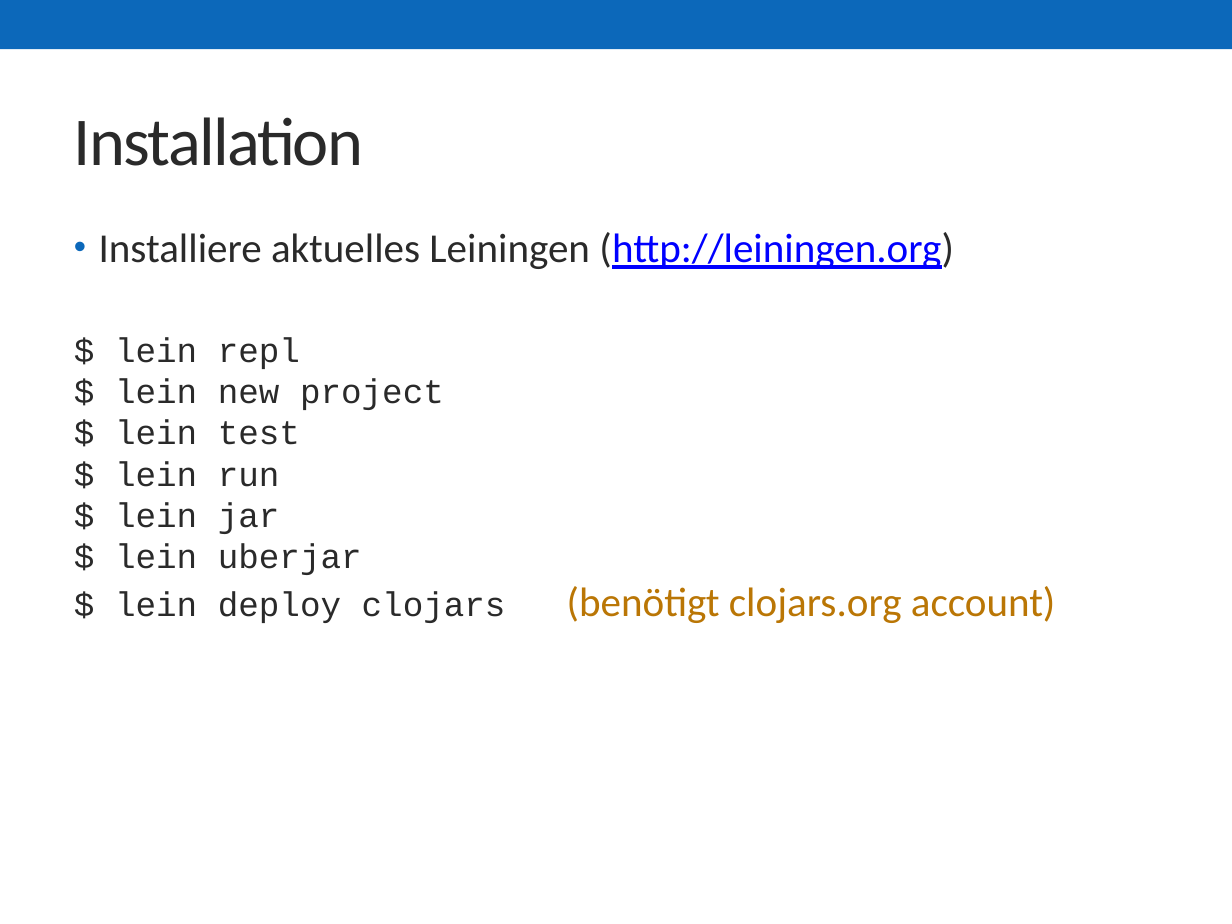
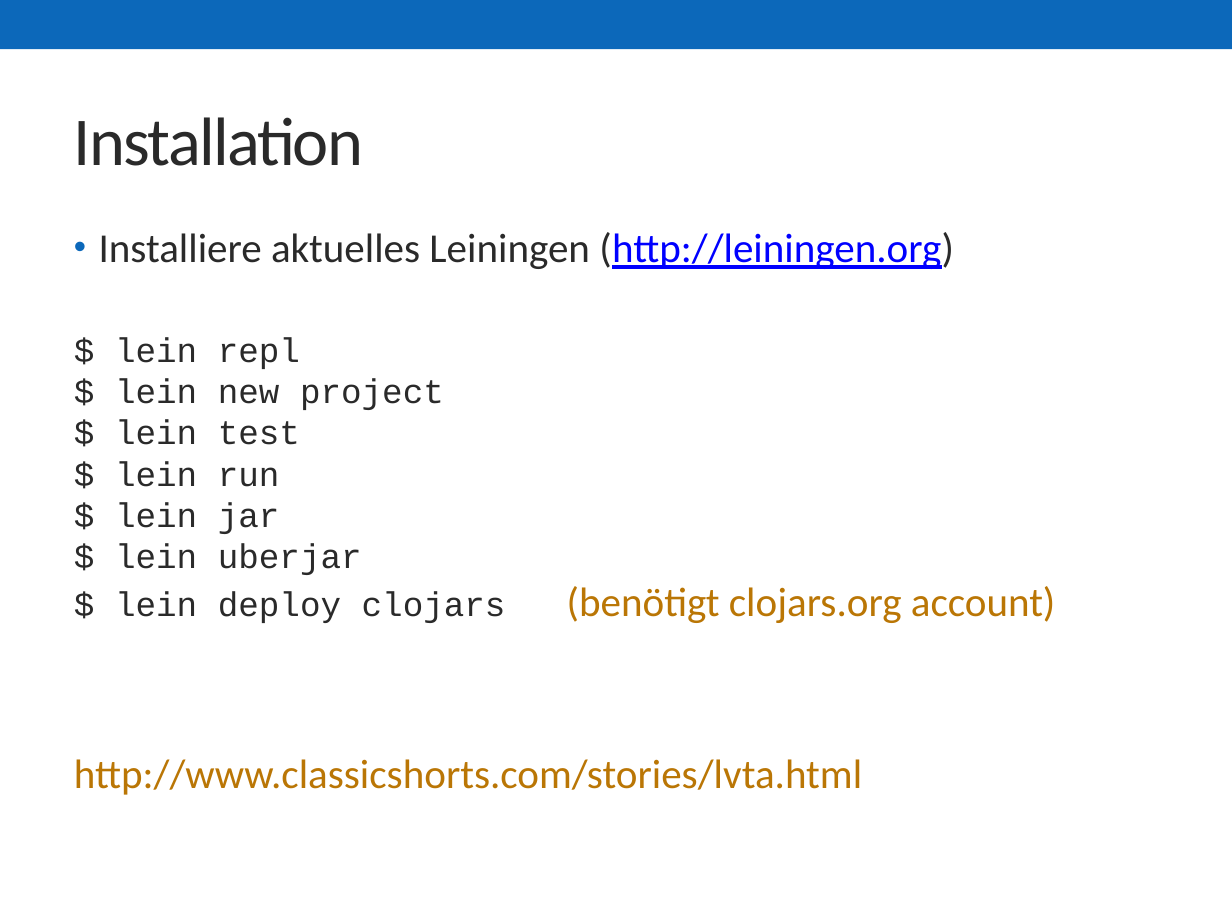
Before and after one commit to skonair/presentations, a slide deck: slide 20 of jugbi-fp-20141119/20141119_FP.pptx. Drawn at 1232x924 pixels with LibreOffice and Linux fonts; fonts in the diff are those of the drawing. Boxes give left, top, right and bottom in pixels: in the first picture for what was removed or moved away, otherwise in the second. Text is boxed around its words. In the diff, an @@ line names an element or a change of style, - is before the commit and + after.

```diff
--- a/jugbi-fp-20141119/20141119_FP.pptx
+++ b/jugbi-fp-20141119/20141119_FP.pptx
@@ text at (74,759,862,795): paragraph added @@
+http://www.classicshorts.com/stories/lvta.html
```
Also in this commit, not shown: 6 other slides changed, 1 slide added.
